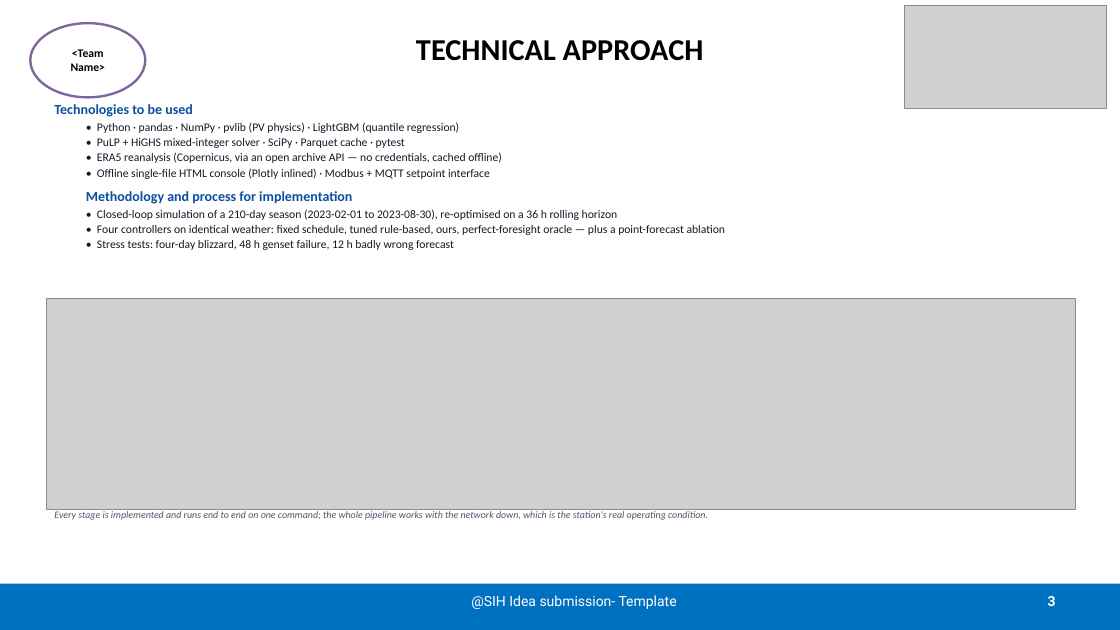
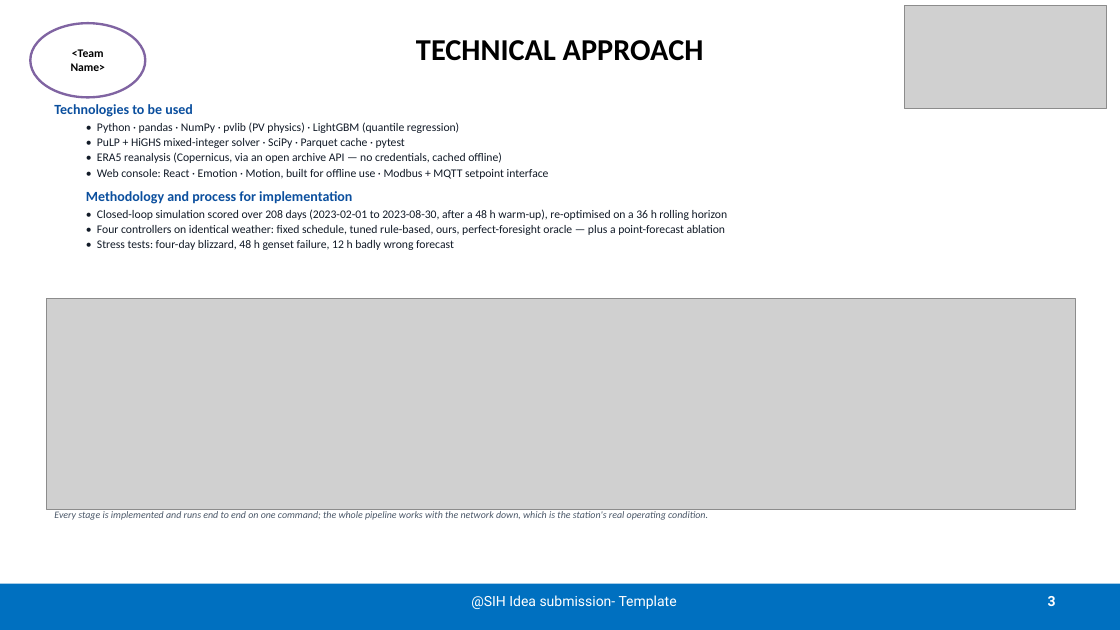
Before and after one commit to Aditya-eng/SIH26061, a slide deck: slide 3 of engine/submission/SIH26061_Idea_Presentation.pptx. Drawn at 1120x630 pixels with LibreOffice and Linux fonts; fonts in the diff are those of the drawing; grey boxes stand for pictures. Boxes give left, top, right and bottom in pixels: in the first picture for what was removed or moved away, otherwise in the second. Text is boxed around its words. In the diff, an @@ line names an element or a change of style, - is before the commit and + after.

```diff
--- a/engine/submission/SIH26061_Idea_Presentation.pptx
+++ b/engine/submission/SIH26061_Idea_Presentation.pptx
@@ text at (97,169,549,179): text changed @@
-• Offline single-file HTML console (Plotly inlined) · Modbus + MQTT setpoint interface
+• Web console: React · Emotion · Motion, built for offline use · Modbus + MQTT setpoint interface
@@ text at (97,209,728,220): text changed @@
-• Closed-loop simulation of a 210-day season (2023-02-01 to 2023-08-30), re-optimised on a 36 h rolling horizon
+• Closed-loop simulation scored over 208 days (2023-02-01 to 2023-08-30, after a 48 h warm-up), re-optimised on a 36 h rolling horizon
```
Also in this commit, not shown: 2 other slides changed, 51 other files.
